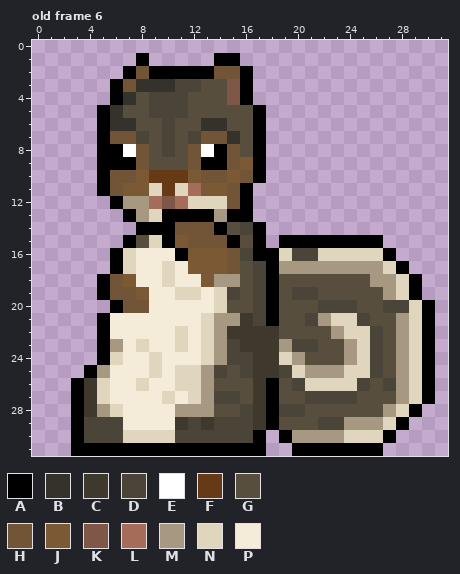
A pixel-art file gets an edit: Sprite_Stuff/Aseprite Files/SquirrelSprite.aseprite. The picture above is the old version.
32x32 pixels, 17 frames. Colours within 5 levels of each other are drawn and written as one. Shown: old frame 6. The commit also changed other frames, which this record leaves out.
Visible layers, top first: "LArm", "Head", "RArm", "LLeg", "Body", "Tail", "RLeg".
Palette (. is transparent): A #000000  B #35312b  C #3e382d  D #4b4438  E #ffffff  F #663a17  G #574e3d  H #725536  J #7b5934  K #7e5748  L #a56c59  M #a79981  N #e0d6bd  P #f4ecd9
Pixels before, old frame 6, first column x 3:
 1 .....A.....AA...............
 2 ....AHAAAAAHHA..............
 3 ...AHBBBDDGGKA..............
 4 ...ABGDDDGGGKA..............
 5 ..ABGGDDDGGGGGA.............
 6 ..ABBGGDGGBBGGA.............
 7 ..AHHDGDGDHHBGA.............
 8 ..AAEHGDGHEAHGA.............
 9 ..AAAHGGGHAAHJA.............
10 ..AHHJFFFJHHJHA.............
11 ..AHJJNFNLJJHA..............
12 ...AMMLKLNNNHA..............
13 ....AMNAAAAMAA..............
14 .....AAAHHHAGDA.............
15 ....AGNAJHHHAGA.AAAAAAAA....
16 ...ANPPPAJJJHDAANDDNNNNNA...
17 ...ANPPNPJJJHGDAMMMMMMMMNA..
18 ..AHJPPNPPJMMGDAGGGGGGGMMNA.
19 ..AHHJPPNNPNDGDAGDDGGGGGMNA.
20 ...AHHPPPPPNGGDAGGGDDDGGDDNA
21 ..APPPPPPPNMMCDAGGDMNNDGGMNA
22 ..APPPPPNPNMCCCCGGGGMNNDGMNA
23 ..AMPNPPNPNMDCCCMDDGGMNDGMNA
24 ..ANPPNPPPNMDDCCNMGGGMNDGMNA
25 .AMPPPNPNNMDGDCCDNMMMNNDGMNA
26 ACNPPNPPNNMGGGCAGDNNNNDGDMNA
27 ACNPPPPNPNMDDGCAGGDDDDGGGMNA
28 ACMNPPPPMMMGGDCADDGGGGGGMNA.
29 ADDDPPPPCDCDDDCAGGGDDMMMNA..
30 ADDDNNNNDDDDDDA.AMMMMNNNA...
31 AAAAAAAAAAAAAAA..AAAAAAA....
Once edited:
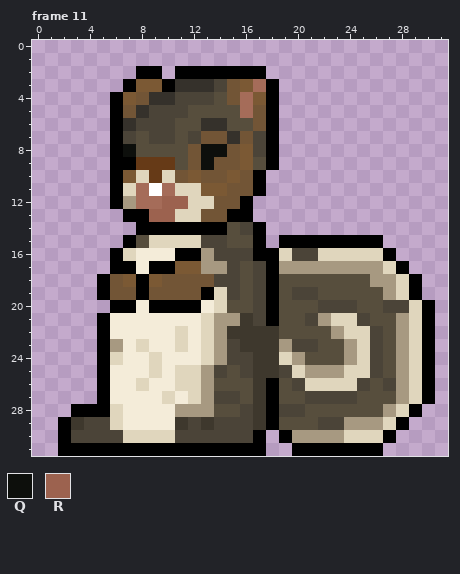
Colours new in this view: Q #0d0f0c  R #9c624f
A new or re-ordered frame is compared with the old frame closest to it.
The edit:
frames 17 -> 35
layer "Group 1/RLeg" added
layer "Group 1/Body" added
layer "Group 1/RArm" added
layer "Group 1/Head" added
layer "Group 1/LArm" added
layer "RLeg" removed
layer "Body" removed
layer "RArm" removed
layer "Head" removed
layer "LArm" removed
Changed rows in their new state; - is an unchanged pixel.
Frame 11 is new; against old frame 6:
first column x 5:
 1 ---.-----..---
 2 --.A-.---AA-A-
 3 -.AJJABBBDHJLA
 4 --JHBB-DD-HLJA
 5 .AHB-------LHA
 6 .A-DD-------HA
 7 .ADGD------HDA
 8 .-QG-G--QQ-JDA
 9 .--FFF--QH--GA
10 .AJN-NH-------
11 .ANLEL-N---HA-
12 ---L-RR--H----
13 ---ARRNNHH----
14 ------AAA-----
15 -----NNNDDG---
16 -------AMDD---
17 --A-AAJ-MMD---
18 ---AJHHHHDD---
19 ---AHHHHA-----
20 --APAAAA------
first column x 2:
25 --.A-
26 -..A-
27 -..A-
28 --AA-
29 AC--N
30 AD---
31 A----
Changed places in both pictures, as pixel boxes (x1, y1, x2, y2):
changed: (97, 53, 279, 313)
changed: (58, 365, 123, 456)
